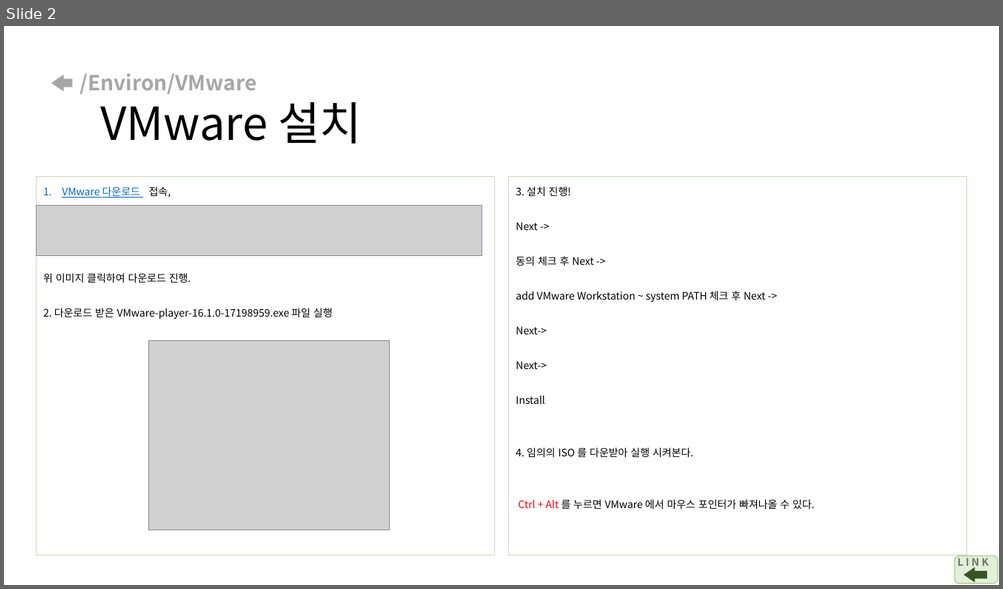
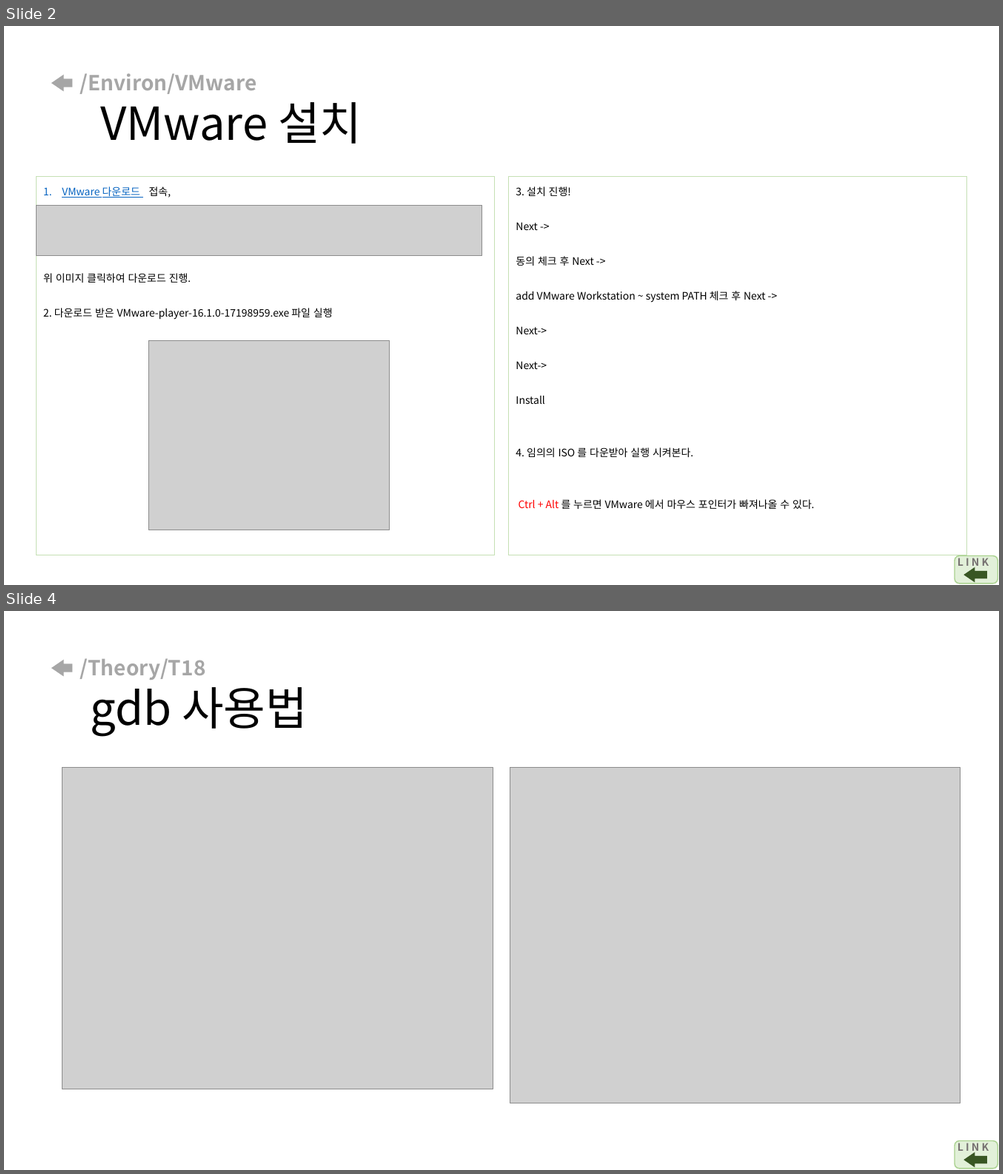
Before and after one commit to arizona95/CyberTraining, a slide deck: Lecture/student_before_class_ppt/정보보호_수업전_5강.pptx. Shown one above the other, each under a label of ours: slide 2 before the commit, slides 2 and 4 after it; the slides between them are not shown. The pictures are 1003x589 and 1003x1174 pixels, drawn with LibreOffice and Linux fonts; fonts in the diff are those of the drawing; grey boxes stand for pictures. Boxes give left, top, right and bottom in pixels: in the first picture for what was removed or moved away, otherwise in the second. Text is boxed around its words. In the diff, an @@ line names an element or a change of style, - is before the commit and + after.

```diff
--- a/Lecture/student_before_class_ppt/정보보호_수업전_5강.pptx
+++ b/Lecture/student_before_class_ppt/정보보호_수업전_5강.pptx
@@ slide 4 added at (4,611,999,1170), background #FFFFFF @@
@@ right arrow added at (51,660,72,677), fill #A6A6A6 @@
@@ title added at (79,658,307,737), 20 pt, text #A6A6A6, bold @@
+/Theory/T18
+gdb 사용법
@@ picture added at (62,768,493,1089) @@
@@ picture added at (510,768,960,1103) @@
@@ rounded rectangle added at (955,1142,998,1169), fill #E2F0D9, outline #A9D18E 1 pt @@
@@ text added at (957,1142,989,1155), 10 pt, text #767171, bold @@
+L I N K
@@ right arrow added at (964,1153,987,1167), fill #385723 @@
```
Also in this commit, not shown: 9 other slides added, 4 other files.
